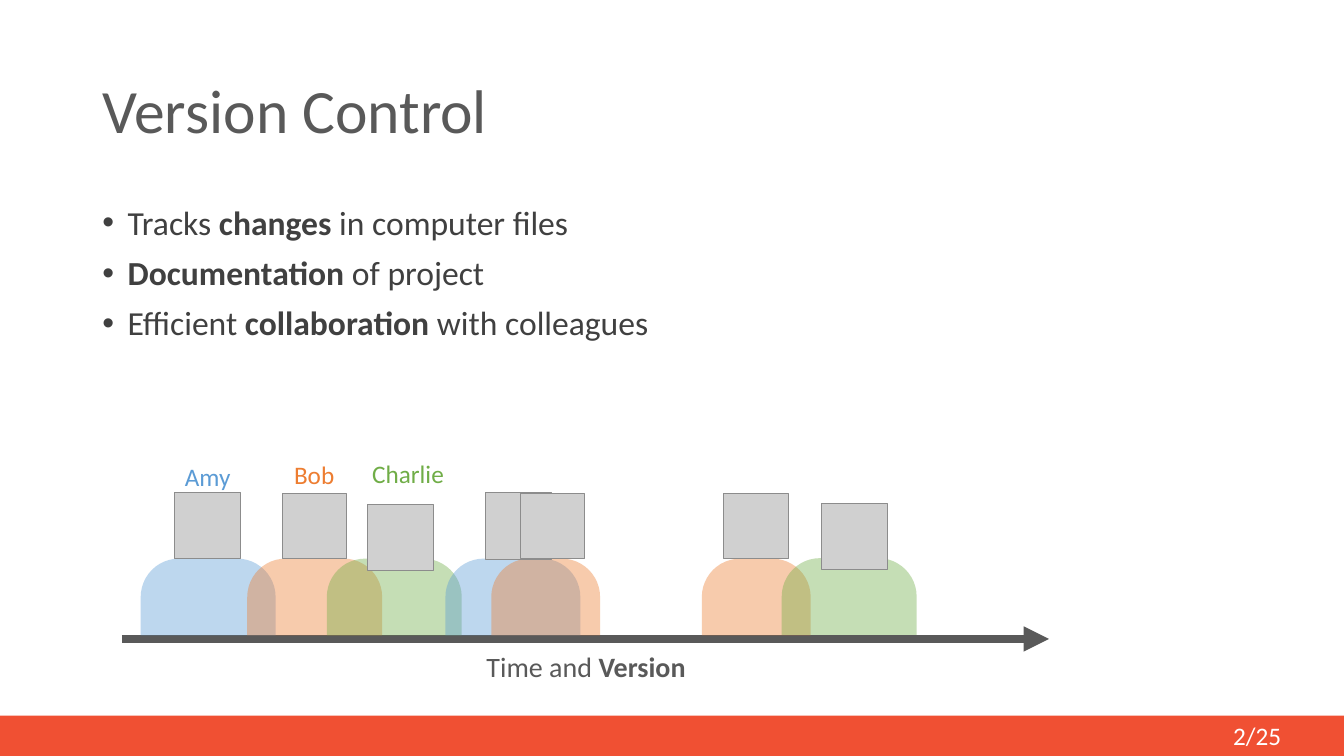
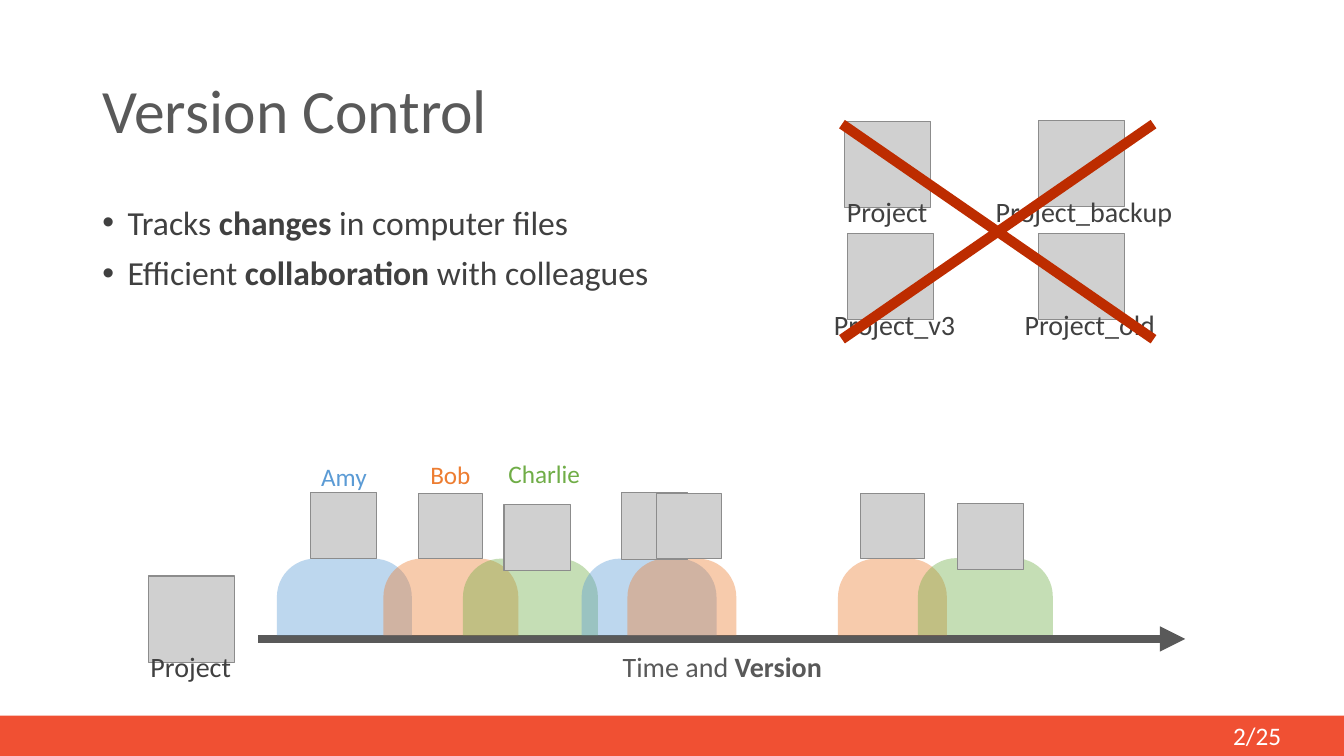
Before and after one commit to mi-erasmusmc/GitTutorial, a slide deck: slide 2 of Documentation/git-pp-presentation.pptx. Drawn at 1344x756 pixels with LibreOffice and Linux fonts; fonts in the diff are those of the drawing; grey boxes stand for pictures. Boxes give left, top, right and bottom in pixels: in the first picture for what was removed or moved away, otherwise in the second. Text is boxed around its words. In the diff, an @@ line names an element or a change of style, - is before the commit and + after.

Commit message:
Update documentation

```diff
--- a/Documentation/git-pp-presentation.pptx
+++ b/Documentation/git-pp-presentation.pptx
@@ cross added at <box>698,24,1298,439</box>, fill #BD2C00 @@
@@ picture added at <box>845,121,932,208</box> @@
@@ picture added at <box>1038,121,1125,208</box> @@
@@ text added at <box>847,203,927,229</box>, 20 pt, text #404040 @@
+Project
@@ text added at <box>996,199,1172,229</box>, 20 pt, text #404040 @@
+Project_backup
@@ picture added at <box>848,234,935,321</box> @@
@@ picture added at <box>1038,234,1125,321</box> @@
@@ text at <box>128,261,485,291</box>: paragraph removed @@
-• Documentation of project
@@ text added at <box>834,312,955,342</box>, 20 pt, text #404040 @@
+Project_v3
@@ text added at <box>1025,312,1155,342</box>, 20 pt, text #404040 @@
+Project_old
@@ 7 pictures, 7 round same rects, 4 texts, 1 arrow: place and size @@
-7 pictures, 7 round same rects, 4 texts, 1 arrow at <box>122,465,1050,677</box>
+7 pictures, 7 round same rects, 4 texts, 1 arrow at <box>258,465,1186,677</box>
@@ picture added at <box>148,576,235,662</box> @@
@@ text added at <box>150,658,230,684</box>, 20 pt, text #404040 @@
+Project
```
Also in this commit, not shown: 5 other slides changed, 1 other file.
